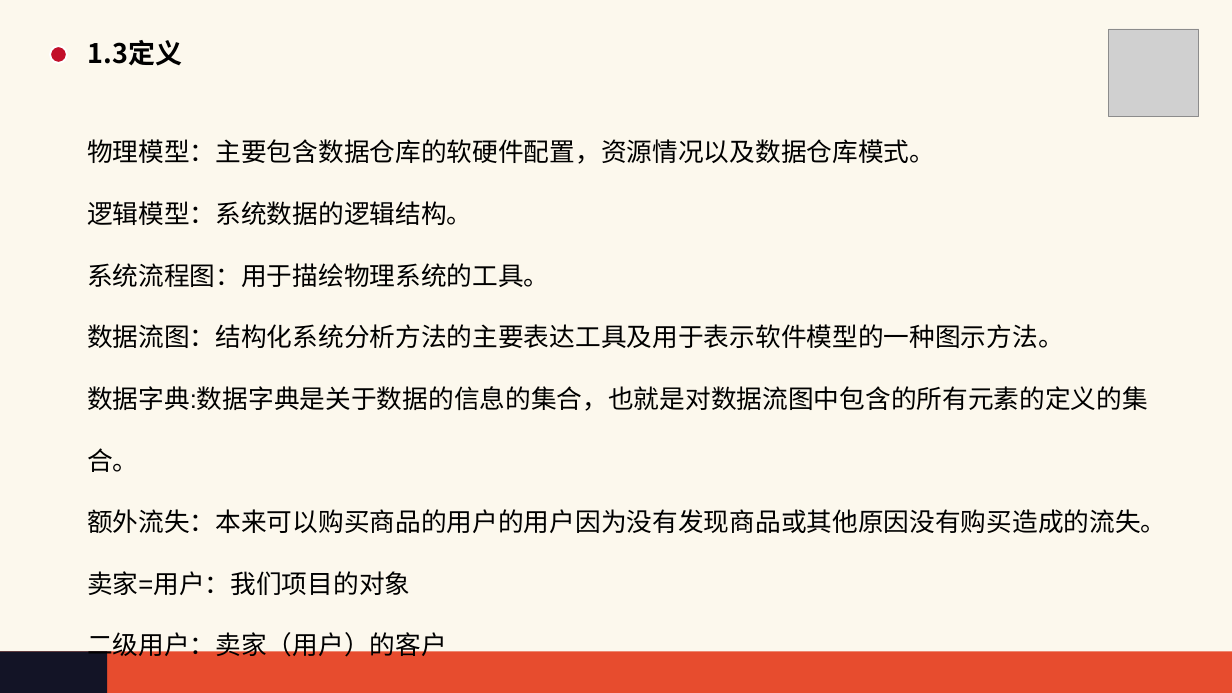
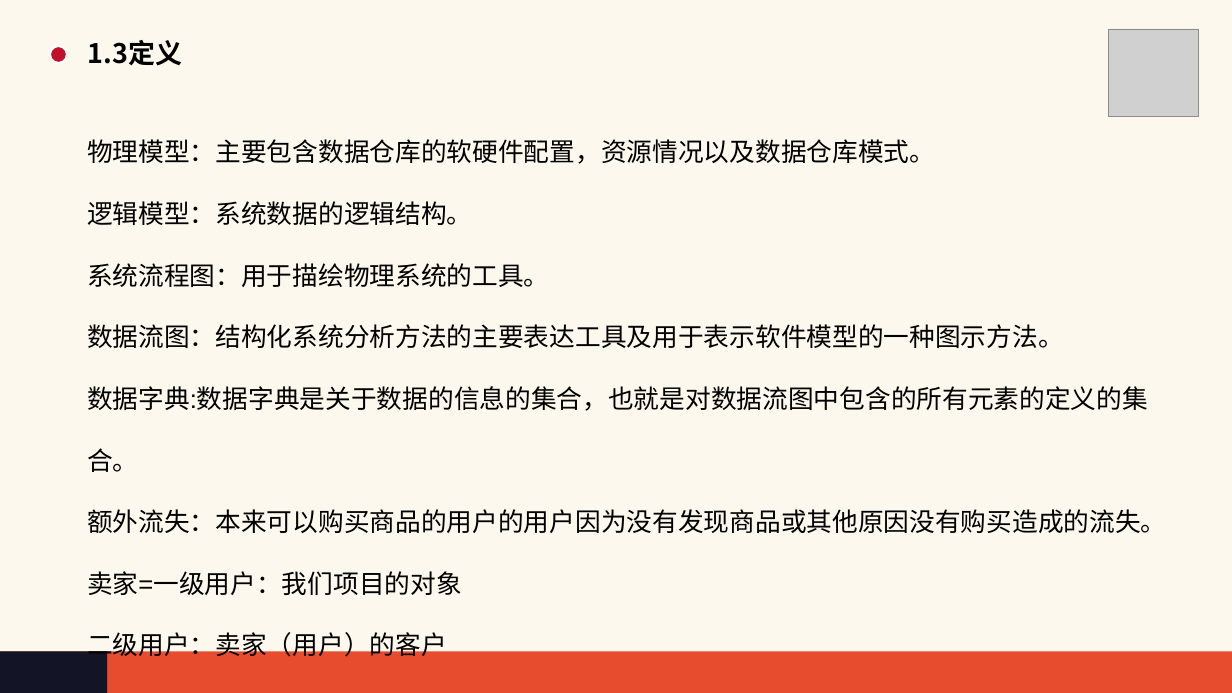
Before and after one commit to HOLMEScdk/SE2017G03, a slide deck: slide 7 of nov_3/SE2017G03软件需求说明v0.2.ppt. Drawn at 1232x693 pixels with LibreOffice and Linux fonts; fonts in the diff are those of the drawing; grey boxes stand for pictures. Boxes give left, top, right and bottom in pixels: in the first picture for what was removed or moved away, otherwise in the second. Text is boxed around its words. In the diff, an @@ line names an element or a change of style, - is before the commit and + after.

```diff
--- a/nov_3/SE2017G03软件需求说明v0.2.ppt
+++ b/nov_3/SE2017G03软件需求说明v0.2.ppt
@@ text at box(87, 571, 462, 595): text changed @@
-卖家=用户：我们项目的对象
+卖家=一级用户：我们项目的对象
```
Also in this commit, not shown: 1 other slide changed, 1 slide added, 1 slide removed, 12 other files.
